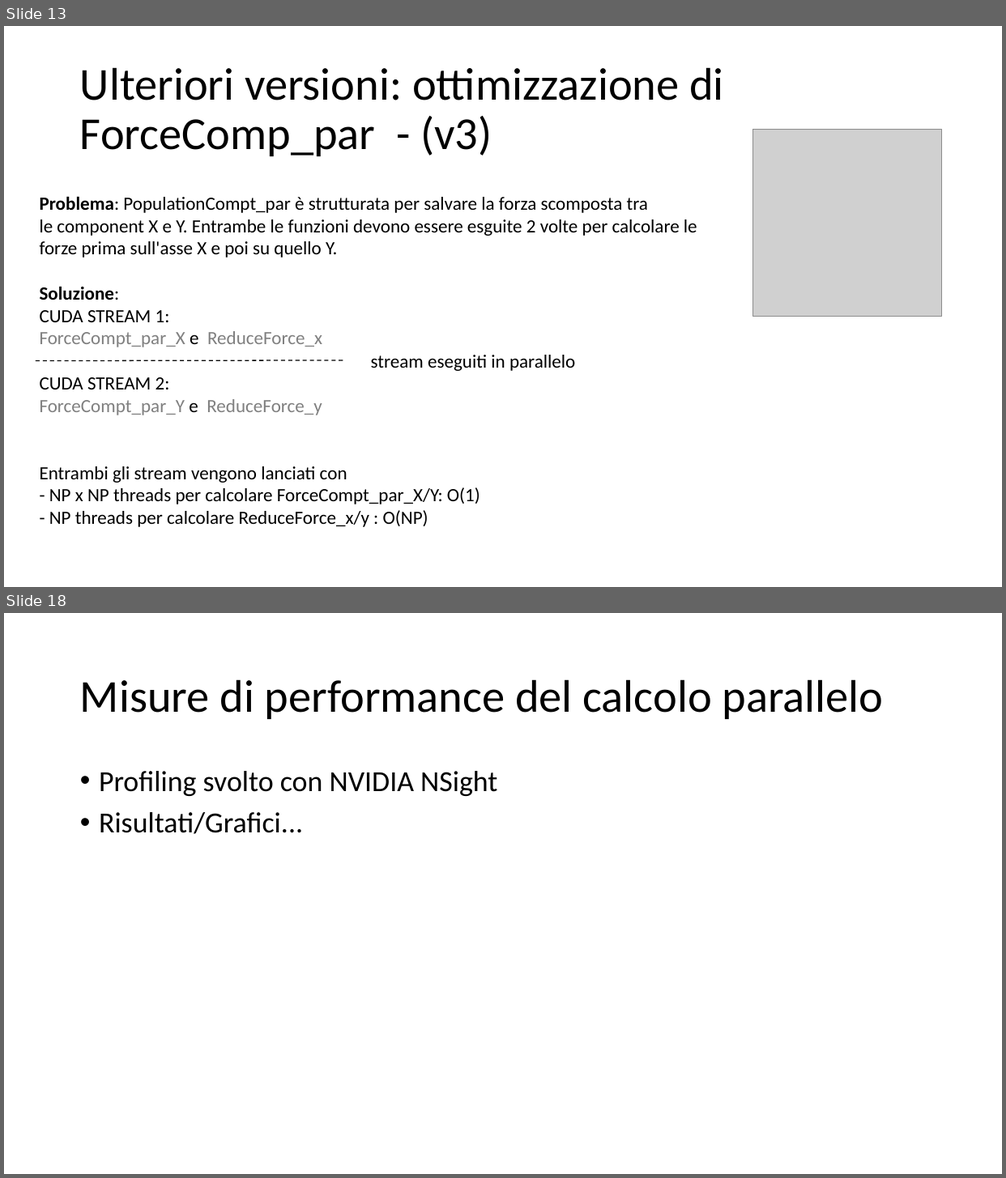
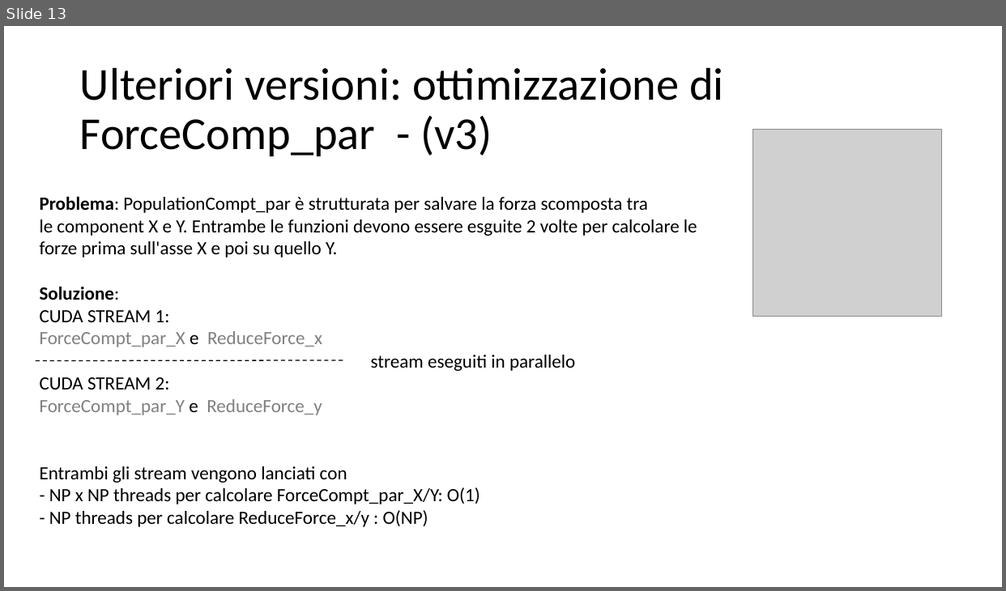
Before and after one commit to piepor/particles-simulation-parallel, a slide deck: presentazione/presentazione.pptx. Shown one above the other, each under a label of ours: slides 13 and 18 before the commit, slide 13 after it; the slides between them are not shown. The pictures are 1006x1178 and 1006x591 pixels, drawn with LibreOffice and Linux fonts; fonts in the diff are those of the drawing; grey boxes stand for pictures. Boxes give left, top, right and bottom in pixels: in the first picture for what was removed or moved away, otherwise in the second. Text is boxed around its words. In the diff, an @@ line names an element or a change of style, - is before the commit and + after.

```diff
--- a/presentazione/presentazione.pptx
+++ b/presentazione/presentazione.pptx
@@ slide 18 removed at bbox=[4, 613, 1002, 1174], background #FFFFFF @@
@@ title removed at bbox=[80, 679, 884, 719] @@
-Misure di performance del calcolo parallelo
@@ text removed at bbox=[99, 771, 497, 834] @@
-• Profiling svolto con NVIDIA NSight
-• Risultati/Grafici...
```
Also in this commit, not shown: 7 slides changed, 2 slides added, 5 other slides removed, 1 other file.
